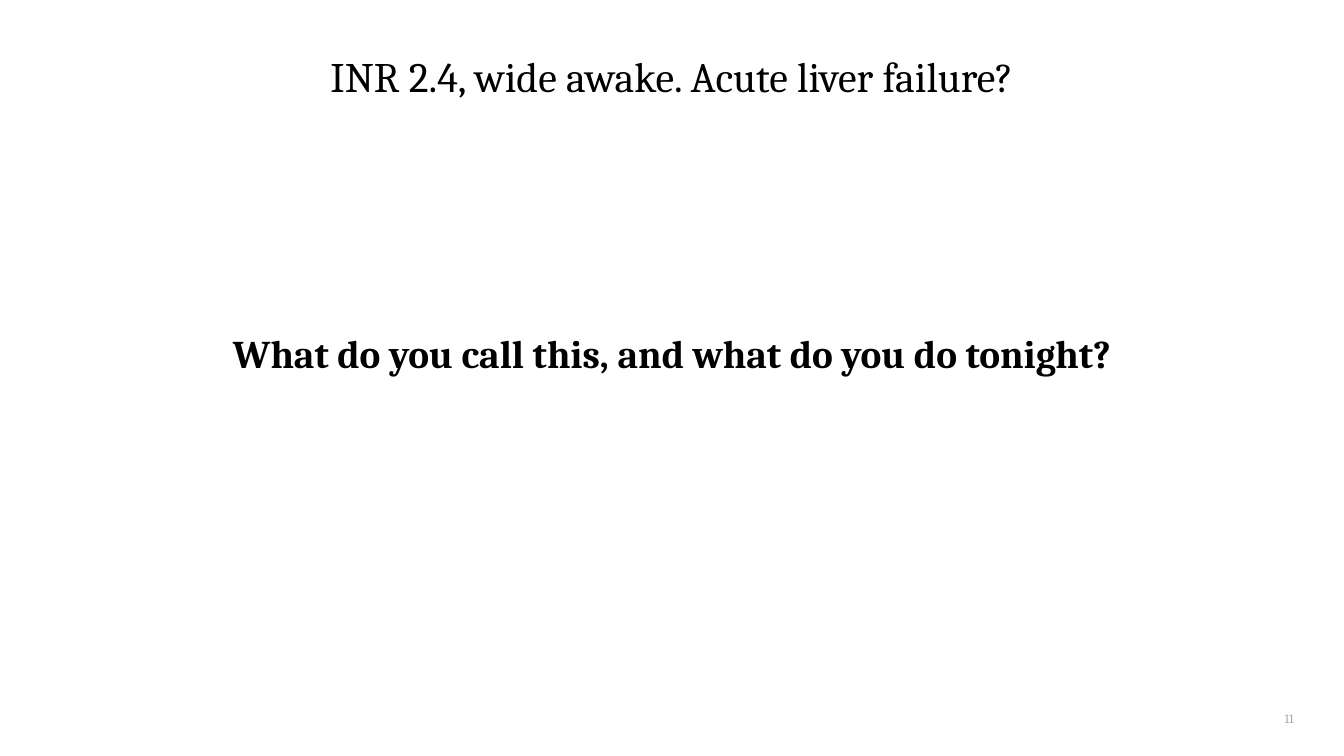
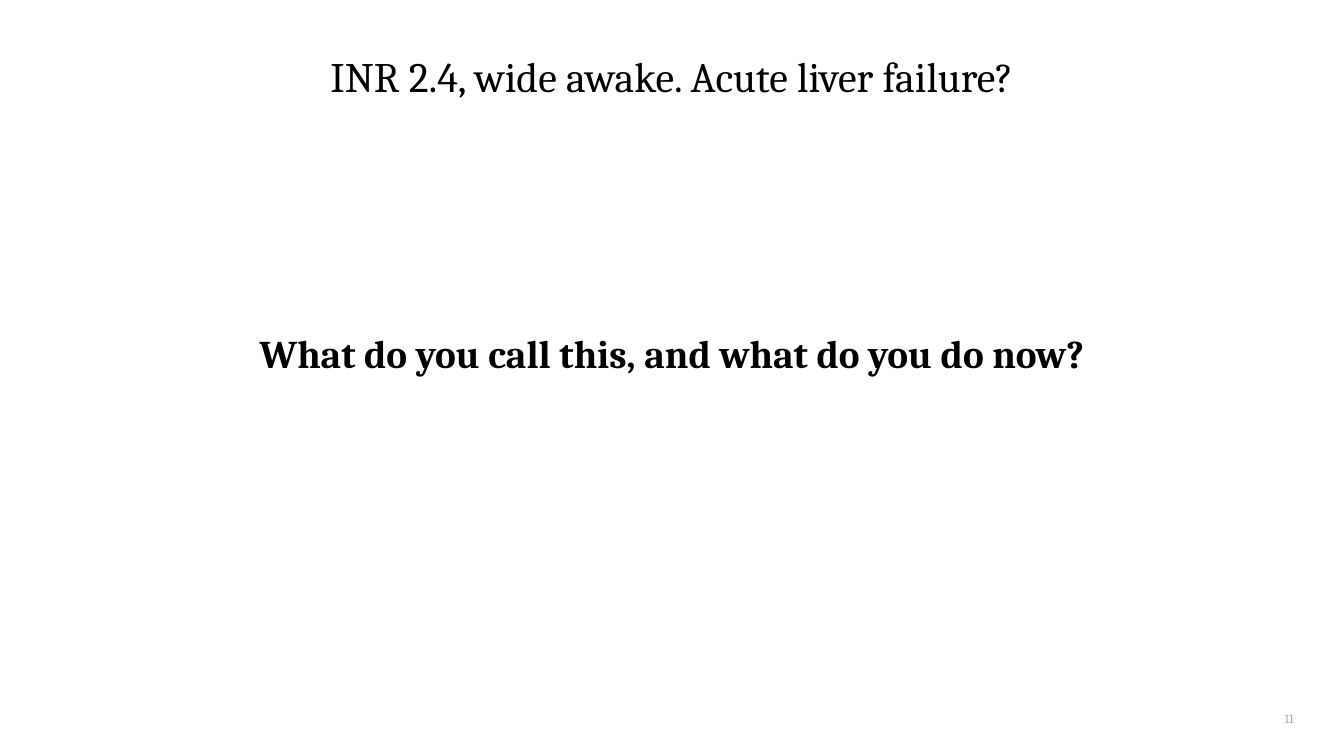
Before and after one commit to qaddodi/mohammad-almeqdadi-lectures, a slide deck: slide 11 of lectures/acute-liver-failure-aclf-in-icu/ALF and ACLF in the ICU.pptx. Drawn at 1344x756 pixels with LibreOffice and Linux fonts; fonts in the diff are those of the drawing. Boxes give left, top, right and bottom in pixels: in the first picture for what was removed or moved away, otherwise in the second. Text is boxed around its words. In the diff, an @@ line names an element or a change of style, - is before the commit and + after.

```diff
--- a/lectures/acute-liver-failure-aclf-in-icu/ALF and ACLF in the ICU.pptx
+++ b/lectures/acute-liver-failure-aclf-in-icu/ALF and ACLF in the ICU.pptx
@@ text at (260,340,1084,377): text changed @@
-What do you call this, and what do you do tonight?
+What do you call this, and what do you do now?
```
Also in this commit, not shown: 12 other slides changed, 1 slide added, 1 slide removed, 3 other files.
